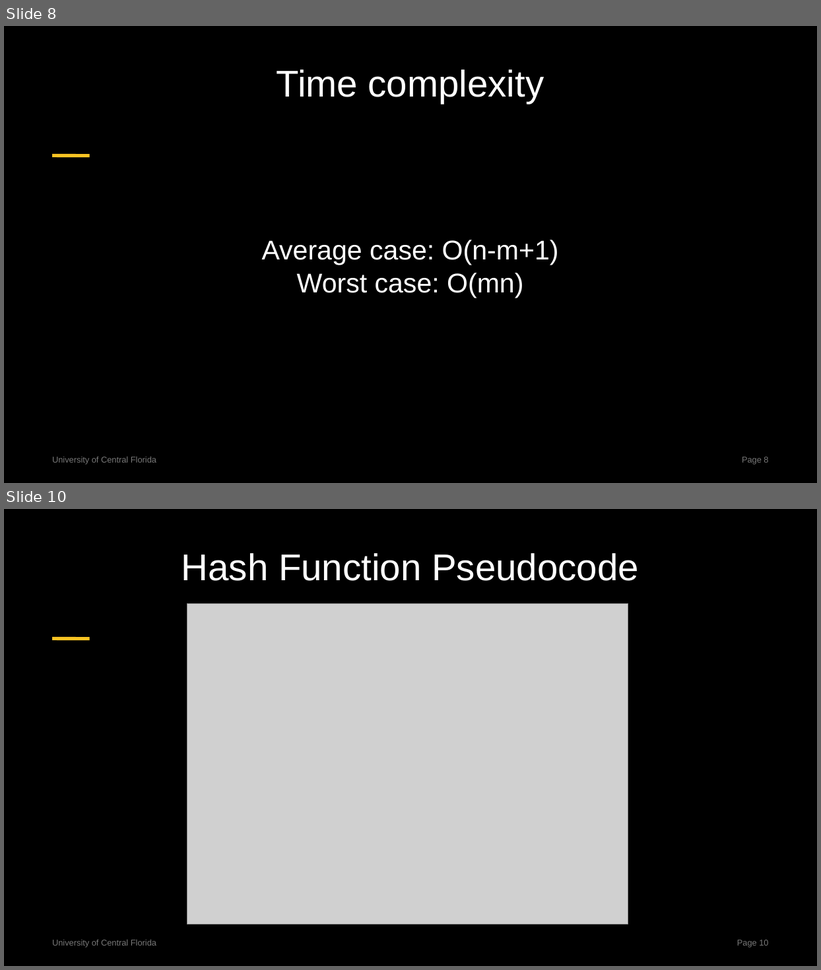
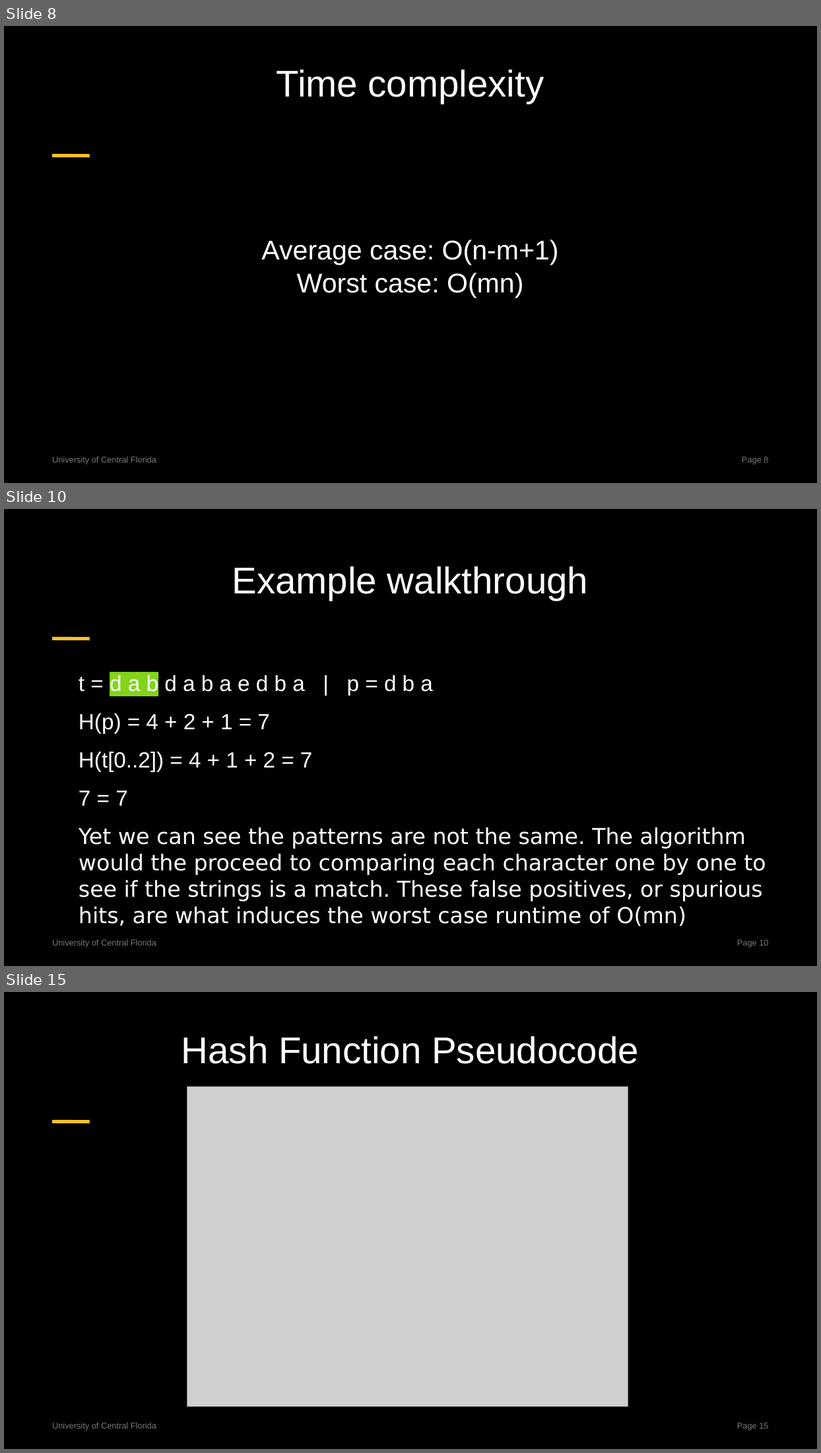
Before and after one commit to centuryhopper/Fall2022CourseContents, a slide deck: CAP6515/paper_presentation_files/rabin-karp-presentation.pptx. Shown one above the other, each under a label of ours: slides 8 and 10 before the commit, slides 8, 10 and 15 after it; the slides between them are not shown. The pictures are 821x970 and 821x1453 pixels, drawn with LibreOffice and Linux fonts; fonts in the diff are those of the drawing; grey boxes stand for pictures. Boxes give left, top, right and bottom in pixels: in the first picture for what was removed or moved away, otherwise in the second. Text is boxed around its words. In the diff, an @@ line names an element or a change of style, - is before the commit and + after.

```diff
--- a/CAP6515/paper_presentation_files/rabin-karp-presentation.pptx
+++ b/CAP6515/paper_presentation_files/rabin-karp-presentation.pptx
@@ slide 10 added at [4, 509, 817, 966], background #000000; not listed: 3 template elements that a slide beside it also shows @@
@@ title added at [232, 566, 588, 600], 44 pt, text #FFFFFF @@
+Example walkthrough
@@ text added at [79, 675, 766, 927], 25.9 pt, text #FFFFFF @@
+t = d a b d a b a e d b a | p = d b a
+H(p) = 4 + 2 + 1 = 7
+H(t[0..2]) = 4 + 1 + 2 = 7
+7 = 7
+Yet we can see the patterns are not the same. The algorithm would the proceed to comparing each character one by one to see if the strings is a match. These false positives, or spurious hits, are what induces the worst case runtime of O(mn)
@@ what was slide 10 is now slide 15 @@
@@ page number at [737, 1423, 768, 1431]: text changed @@
-Page 10
+Page 15
```
Also in this commit, not shown: 5 slides changed, 4 other slides added.
